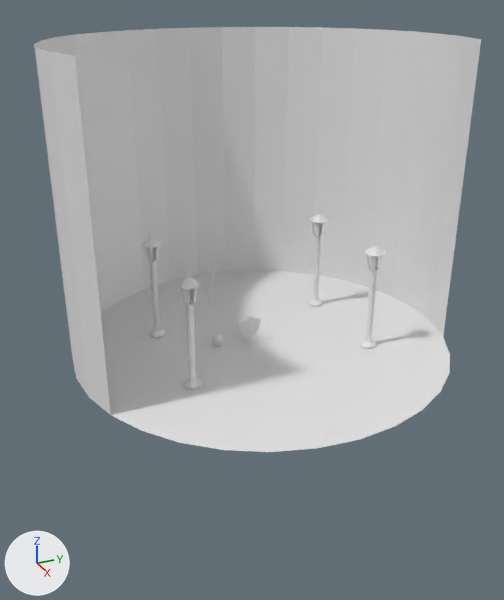
An edit to the Blender file Diorama/Diorama2.blend, drawn before and after from the same camera.
Both versions are drawn from a 50 mm lens placed at (35.7, -15.7, 27.7), pointed at (0.3, 0.2, 10.0). The lights are fixed; the arrows at lower left show +X, +Y and +Z. The first picture is the older version.

Script lines for the objects in view, before the commit:
```python
me_cylinder = bpy.data.meshes.new('Cylinder')
me_cylinder.from_pydata(...)  # 53 vertices, 21 faces; spans x -1.0..1.0, y -1.0..1.0, z -1.0..0.53
me_cylinder_013 = bpy.data.meshes.new('Cylinder.013')
me_cylinder_013.from_pydata(...)  # 224 vertices, 231 faces; spans x -1.8..1.8, y -1.9..1.8, z -17.3..4.9
me_cylinder_015 = bpy.data.meshes.new('Cylinder.015')
me_cylinder_015.from_pydata(...)  # 224 vertices, 231 faces; spans x -1.8..1.8, y -1.9..1.8, z -17.3..4.9
me_cylinder_017 = bpy.data.meshes.new('Cylinder.017')
me_cylinder_017.from_pydata(...)  # 224 vertices, 231 faces; spans x -1.8..1.8, y -1.9..1.8, z -17.3..4.9
ob_diorama = bpy.data.objects.new('Diorama', me_cylinder)
ob_diorama.location = (-1.19, 1.55, 18.34)
ob_diorama.scale = (12.1, 12.1, 12.1)
ob_lamppost = bpy.data.objects.new('Lamppost', me_cylinder_013)
ob_lamppost.location = (-4.69, 7.55, 11.95)
ob_lamppost.scale = (0.327, 0.327, 0.327)
ob_lamppost_001 = bpy.data.objects.new('Lamppost.001', me_cylinder_015)
ob_lamppost_001.location = (2.31, -4.45, 11.95)
ob_lamppost_001.scale = (0.327, 0.327, 0.327)
ob_lamppost_003 = bpy.data.objects.new('Lamppost.003', me_cylinder_017)
ob_lamppost_003.location = (2.31, 7.55, 11.95)
ob_lamppost_003.scale = (0.327, 0.327, 0.327)
# also in view: 'Lamppost.002' at (-4.7, -4.5, 9.9)
```
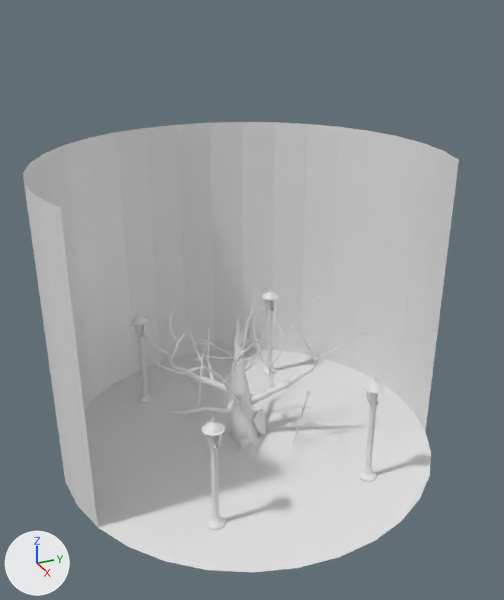
Changed parts and their boxes [x1, y1, x2, y2] in the pictures (504 x 600 px):
'Diorama', moved: before [34, 27, 481, 452]; after [23, 122, 459, 572]
'Tree', added: after [119, 274, 373, 443]
'Lamppost.001', moved: before [177, 270, 202, 390]; after [201, 416, 226, 530]
'Lamppost.003', moved: before [360, 241, 386, 349]; after [359, 375, 386, 481]

What the commit changed:
Mesh me_cylinder_022 is new.
It has 6281 vertices, 6001 faces, 3 loose edges and spans x -19.5..18.1, y -24.7..6.1, z -10.2..26.0.
Object 'Diorama' (ob_diorama) moves from (-1.19, 1.55, 18.34) to (0.0, 0.0, 12.06).
Object 'Lamppost.001' (ob_lamppost_001) moves from (2.31, -4.45, 11.95) to (7.0, -5.0, 5.65).
Object 'Lamppost.003' (ob_lamppost_003) moves from (2.31, 7.55, 11.95) to (7.0, 5.0, 5.65).
Object 'Tree' (ob_tree) is new; it shows me_cylinder_022.
Its location is (0.0, 0.0, 2.33).
Its rotation in degrees is (-52, 8.5, -24).
Its scale is (0.374, 0.374, 0.374).
